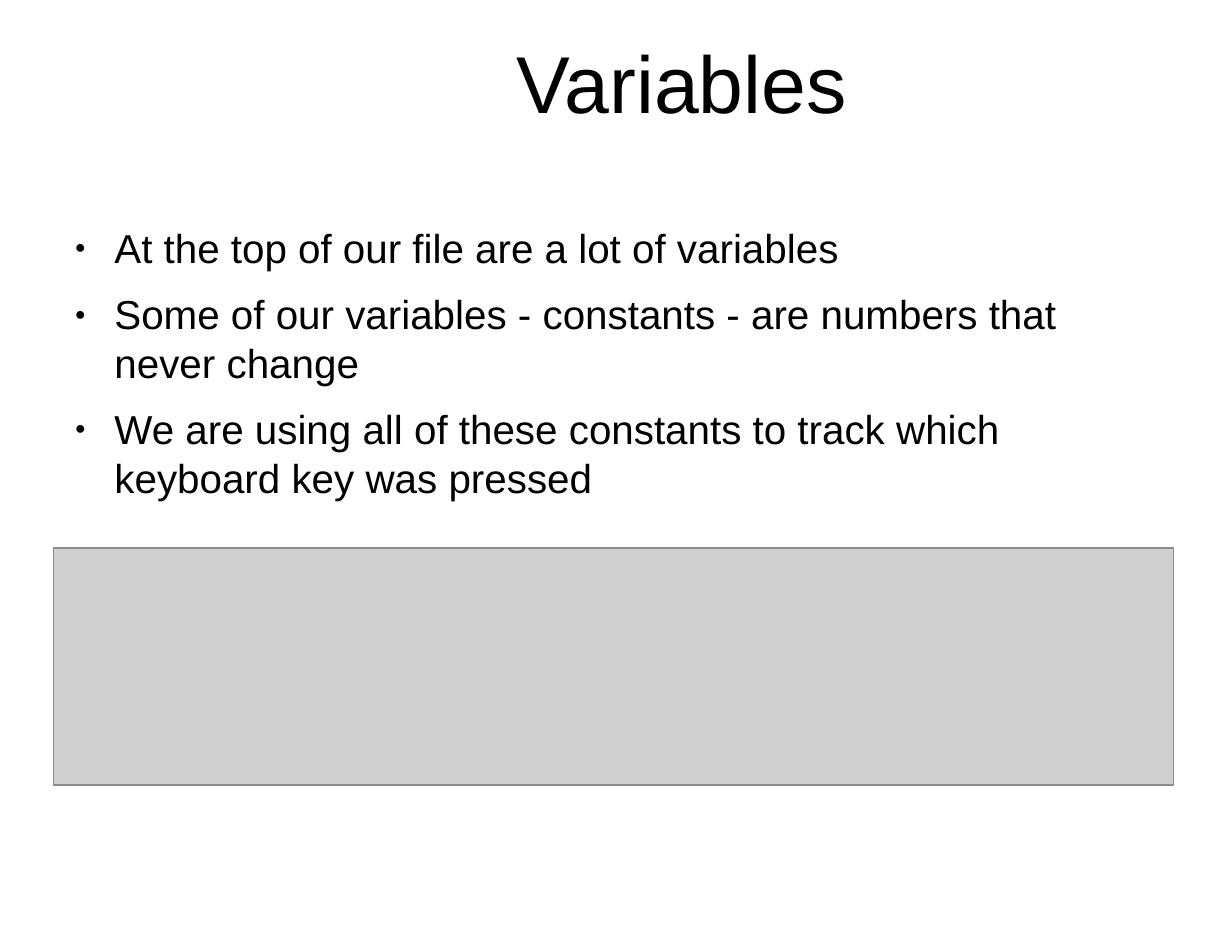
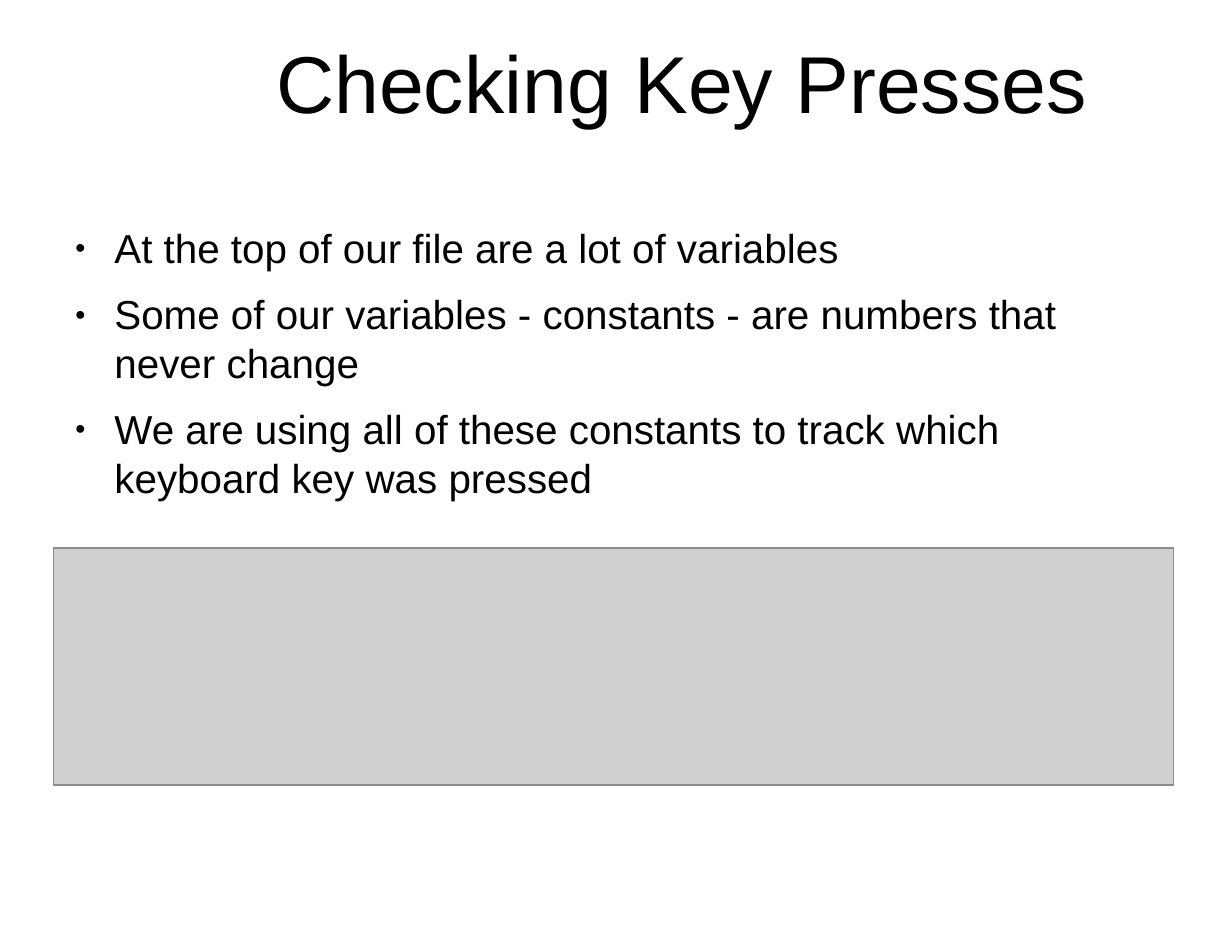
Before and after one commit to originalgrego/Slithers, a slide deck: slide 18 of Slithers - Explorathon 2018.odp. Drawn at 1232x925 pixels with LibreOffice and Linux fonts; fonts in the diff are those of the drawing; grey boxes stand for pictures; background and template pictures are left out. Boxes give left, top, right and bottom in pixels: in the first picture for what was removed or moved away, otherwise in the second. Text is boxed around its words. In the diff, an @@ line names an element or a change of style, - is before the commit and + after.

```diff
--- a/Slithers - Explorathon 2018.odp
+++ b/Slithers - Explorathon 2018.odp
@@ title at [276, 54, 1086, 128]: text changed @@
-Variables
+Checking Key Presses
```
Also in this commit, not shown: 13 other slides changed, 2 other files.
